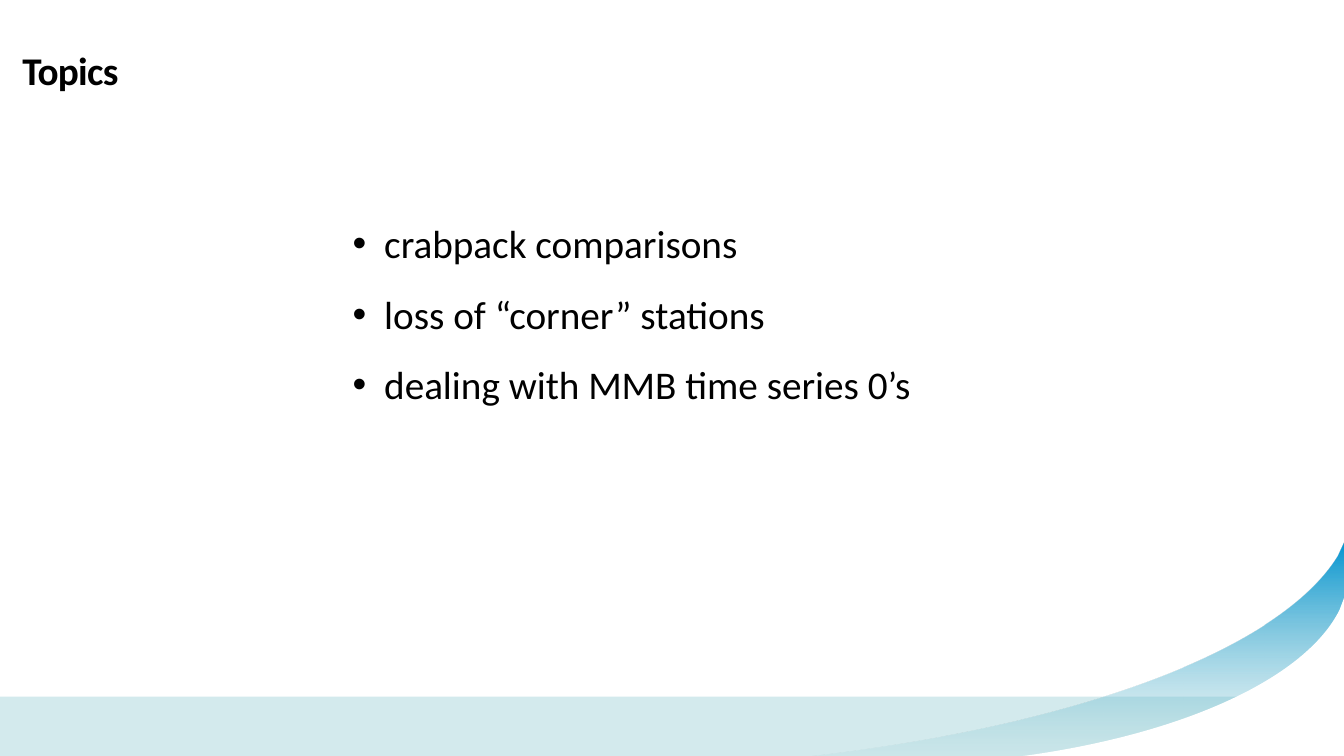
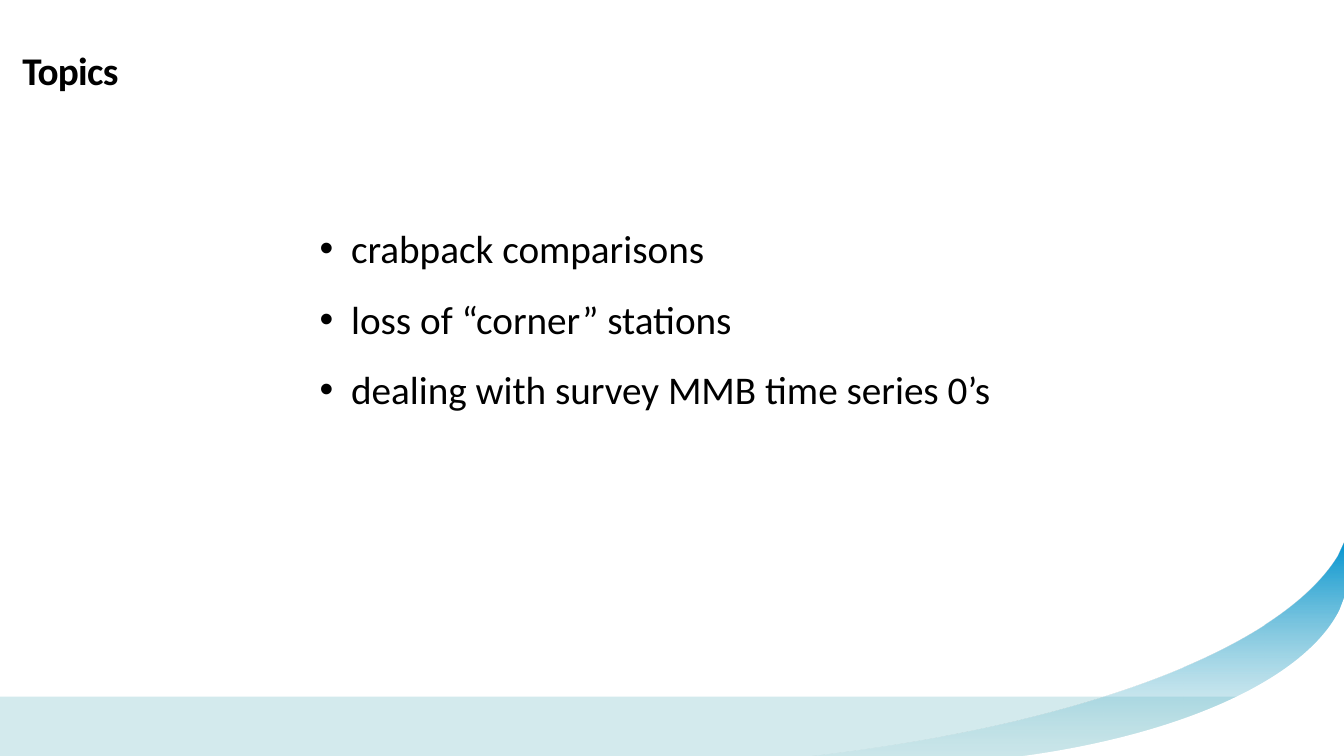
Before and after one commit to noaa-afsc/PIBKC_202505, a slide deck: slide 3 of Presentation/PIBKC_2025-05_ReportToCPT.pptx. Drawn at 1344x756 pixels with LibreOffice and Linux fonts; fonts in the diff are those of the drawing; background and template pictures are left out. Boxes give left, top, right and bottom in pixels: in the first picture for what was removed or moved away, otherwise in the second. Text is boxed around its words. In the diff, an @@ line names an element or a change of style, - is before the commit and + after.

```diff
--- a/Presentation/PIBKC_2025-05_ReportToCPT.pptx
+++ b/Presentation/PIBKC_2025-05_ReportToCPT.pptx
@@ text "crabpack comparisons": place and size @@
-text "crabpack comparisons" at bbox=[384, 230, 911, 406]
+text "crabpack comparisons" at bbox=[351, 235, 991, 411]
@@ text at bbox=[351, 376, 991, 411]: text changed @@
-• dealing with MMB time series 0’s
+• dealing with survey MMB time series 0’s
```
Also in this commit, not shown: 3 other slides changed, 1 slide added.
